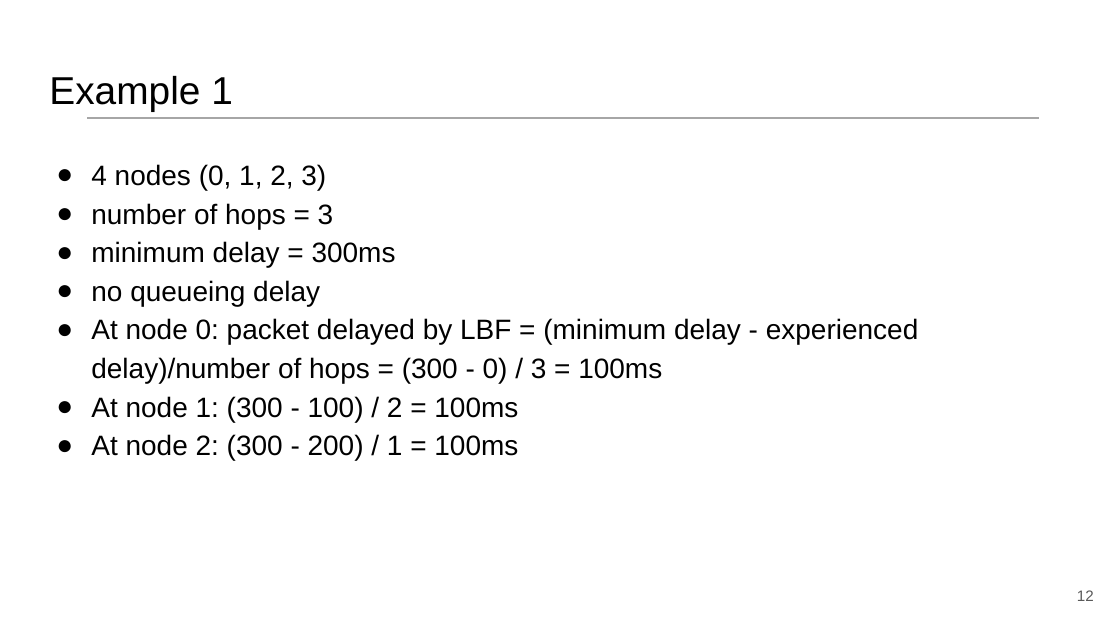
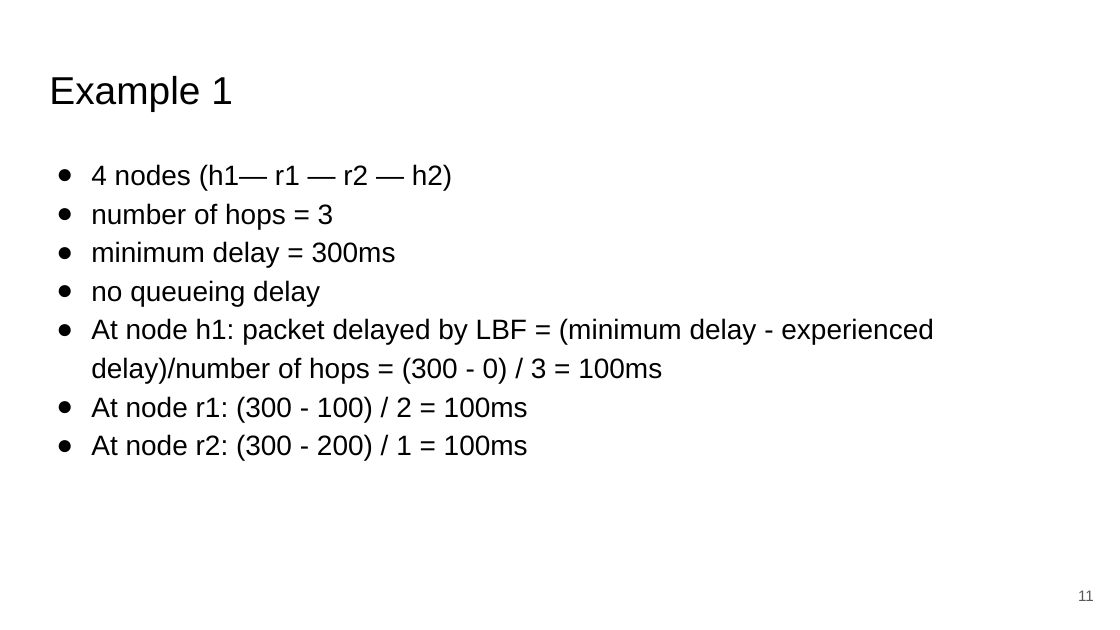
Before and after one commit to network2030/NewIP-Linux, a slide deck: slide 11 of docs/New IP Tutorial --Part-3.pptx (slide 12 before the commit). Drawn at 1120x630 pixels with LibreOffice and Linux fonts; fonts in the diff are those of the drawing. Boxes give left, top, right and bottom in pixels: in the first picture for what was removed or moved away, otherwise in the second. Text is boxed around its words. In the diff, an @@ line names an element or a change of style, - is before the commit and + after.

```diff
--- a/docs/New IP Tutorial --Part-3.pptx
+++ b/docs/New IP Tutorial --Part-3.pptx
@@ line removed from (87, 118) to (1040, 118) @@
@@ text at (91, 164, 452, 190): text changed @@
-● 4 nodes (0, 1, 2, 3)
+● 4 nodes (h1— r1 — r2 — h2)
@@ text at (91, 318, 934, 460): text changed @@
-● At node 0: packet delayed by LBF = (minimum delay - experienced delay)/number of hops = (300 - 0) / 3 = 100ms
-● At node 1: (300 - 100) / 2 = 100ms
-● At node 2: (300 - 200) / 1 = 100ms
+● At node h1: packet delayed by LBF = (minimum delay - experienced delay)/number of hops = (300 - 0) / 3 = 100ms
+● At node r1: (300 - 100) / 2 = 100ms
+● At node r2: (300 - 200) / 1 = 100ms
@@ page number at (1078, 590, 1094, 601): text changed @@
-12
+11
```
Also in this commit, not shown: 16 other slides changed, 1 slide added, 1 slide removed.
